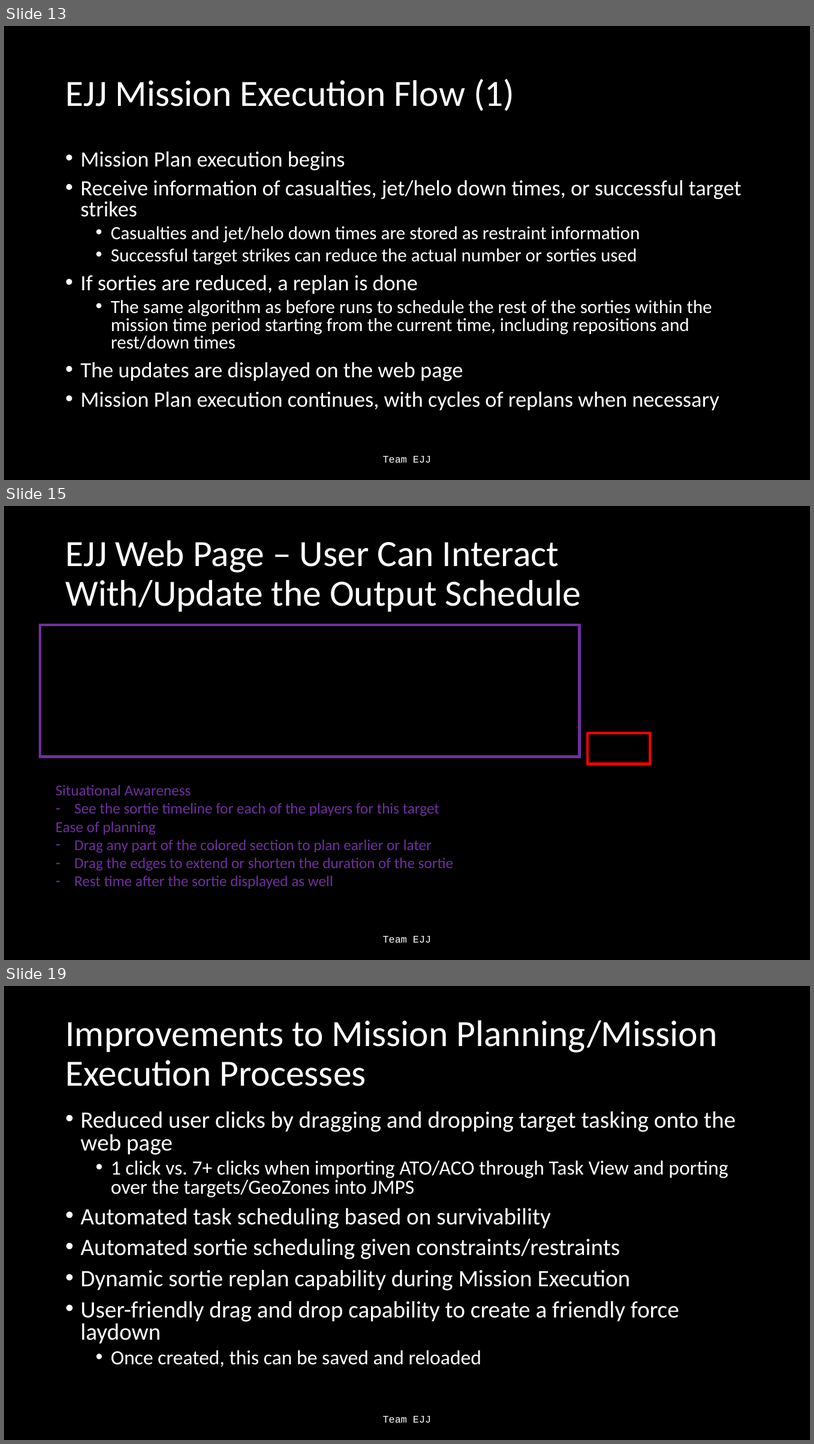
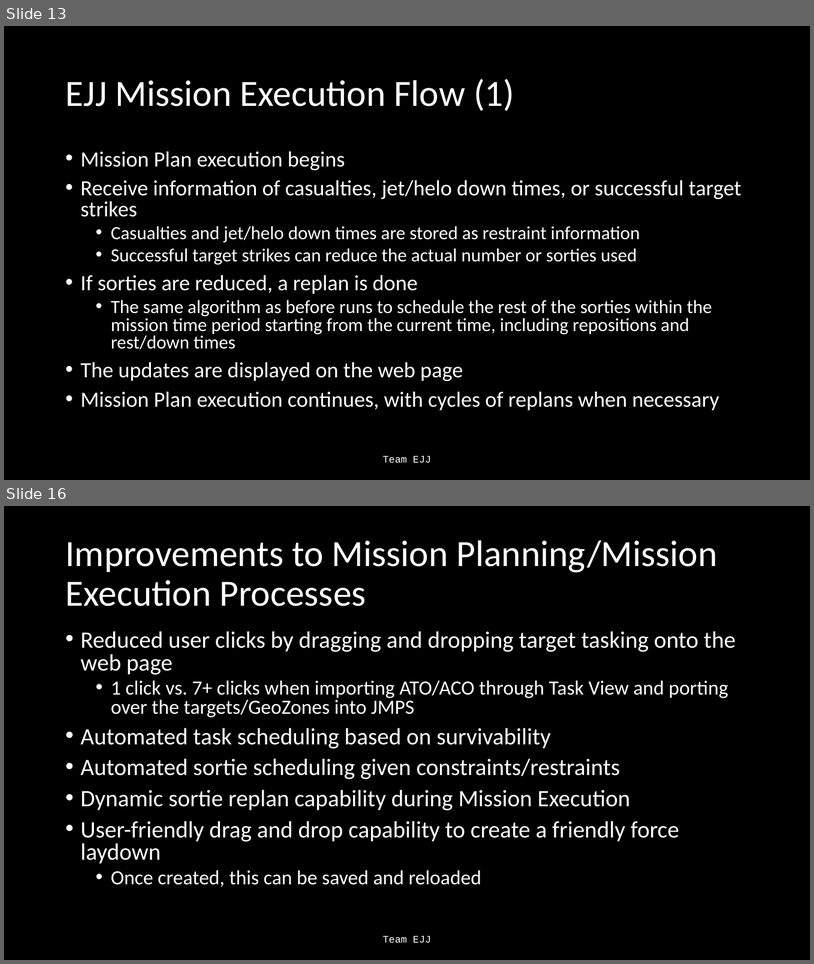
Before and after one commit to Jonathan805/RestrictedPlanning, a slide deck: TeamEJJ.pptx. Shown one above the other, each under a label of ours: slides 13, 15 and 19 before the commit, slides 13 and 16 after it; the slides between them are not shown. The pictures are 814x1444 and 814x964 pixels, drawn with LibreOffice and Linux fonts; fonts in the diff are those of the drawing. Boxes give left, top, right and bottom in pixels: in the first picture for what was removed or moved away, otherwise in the second. Text is boxed around its words. In the diff, an @@ line names an element or a change of style, - is before the commit and + after.

```diff
--- a/TeamEJJ.pptx
+++ b/TeamEJJ.pptx
@@ slide 15 removed at (4,506,810,960), background #000000 @@
@@ title removed at (65,540,582,612) @@
-EJJ Web Page – User Can Interact With/Update the Output Schedule
@@ rectangle removed at (40,625,580,757) @@
@@ rectangle removed at (588,733,651,764) @@
@@ text removed at (56,784,453,888) @@
-Situational Awareness
-– See the sortie timeline for each of the players for this target
-Ease of planning
-– Drag any part of the colored section to plan earlier or later
-– Drag the edges to extend or shorten the duration of the sortie
-– Rest time after the sortie displayed as well
@@ text removed at (383,936,431,942) @@
-Team EJJ
@@ what was slide 19 is now slide 16 @@
```
Also in this commit, not shown: 4 slides changed, 2 other slides removed, 1 other file.
